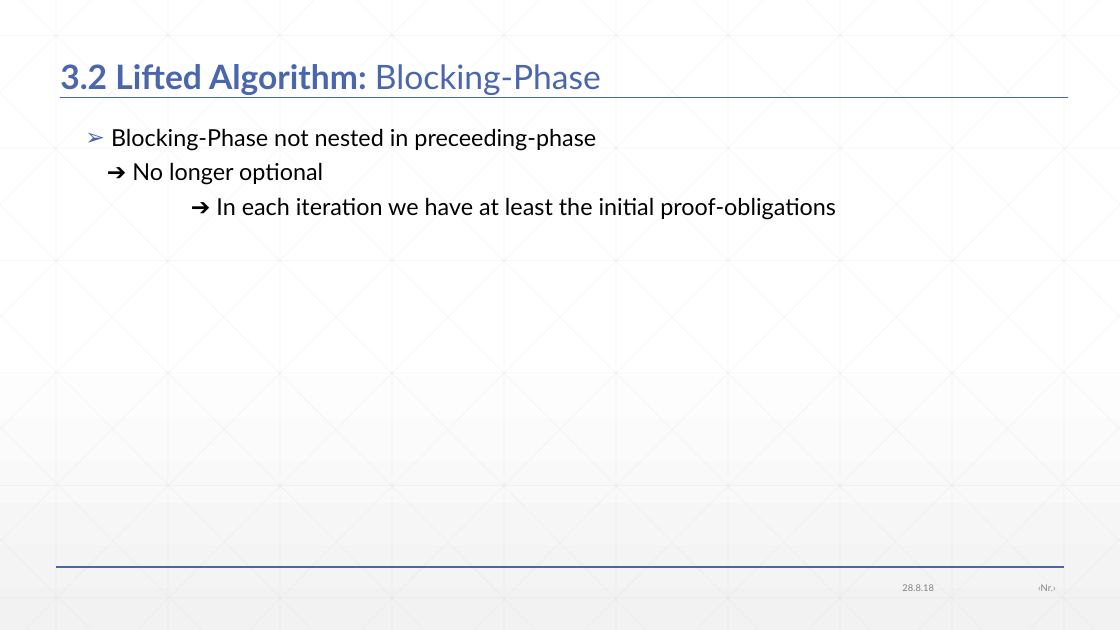
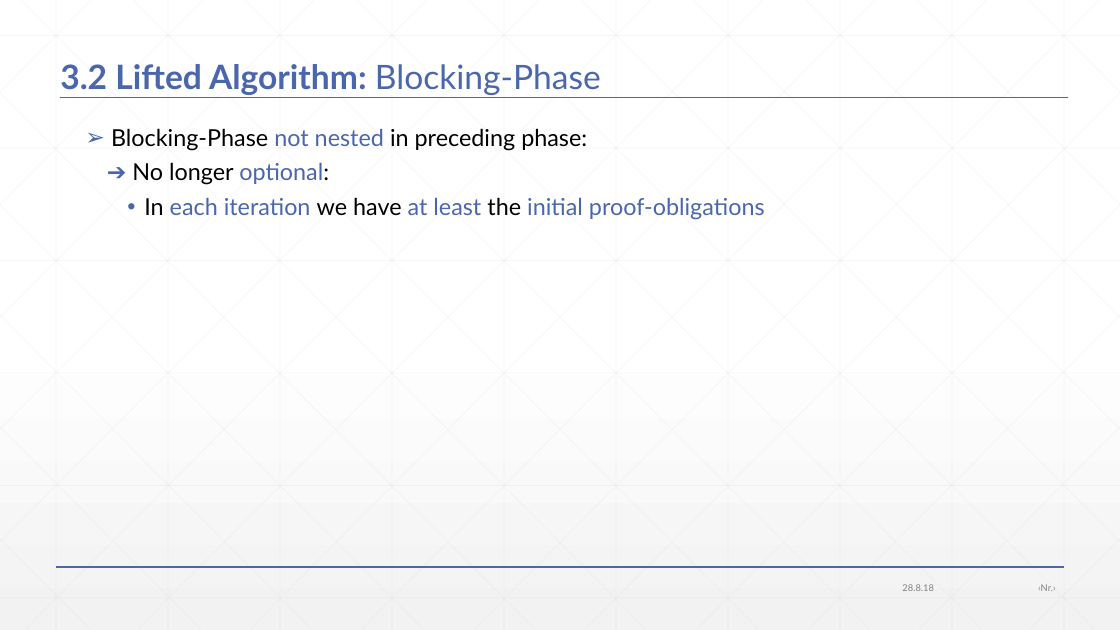
Before and after one commit to JonasWerner/BachelorThesis, a slide deck: slide 46 of Presentation/pdr_presentation.pptx. Drawn at 1120x630 pixels with LibreOffice and Linux fonts; fonts in the diff are those of the drawing. Boxes give left, top, right and bottom in pixels: in the first picture for what was removed or moved away, otherwise in the second. Text is boxed around its words. In the diff, an @@ line names an element or a change of style, - is before the commit and + after.

```diff
--- a/Presentation/pdr_presentation.pptx
+++ b/Presentation/pdr_presentation.pptx
@@ text at (111, 128, 765, 220): text changed; text colour #000000 to #4A66AC @@
-  ➢ Blocking-Phase not nested in preceeding-phase
-    ➔ No longer optional
-    ➔ In each iteration we have at least the initial proof-obligations
+  ➢ Blocking-Phase not nested in preceding phase:
+    ➔ No longer optional:
+      • In each iteration we have at least the initial proof-obligations
```
Also in this commit, not shown: 14 other slides changed, 3 slides added, 1 slide removed, 1 other file.
